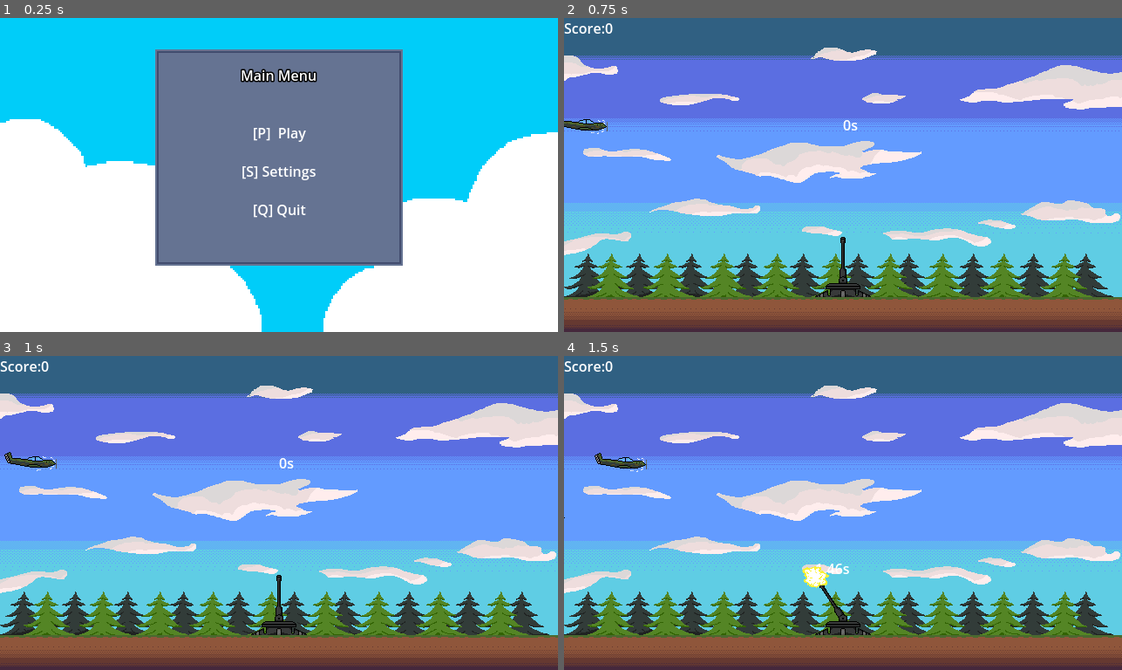
Above: before the commit, frames 1-4 (two rows, left to right).
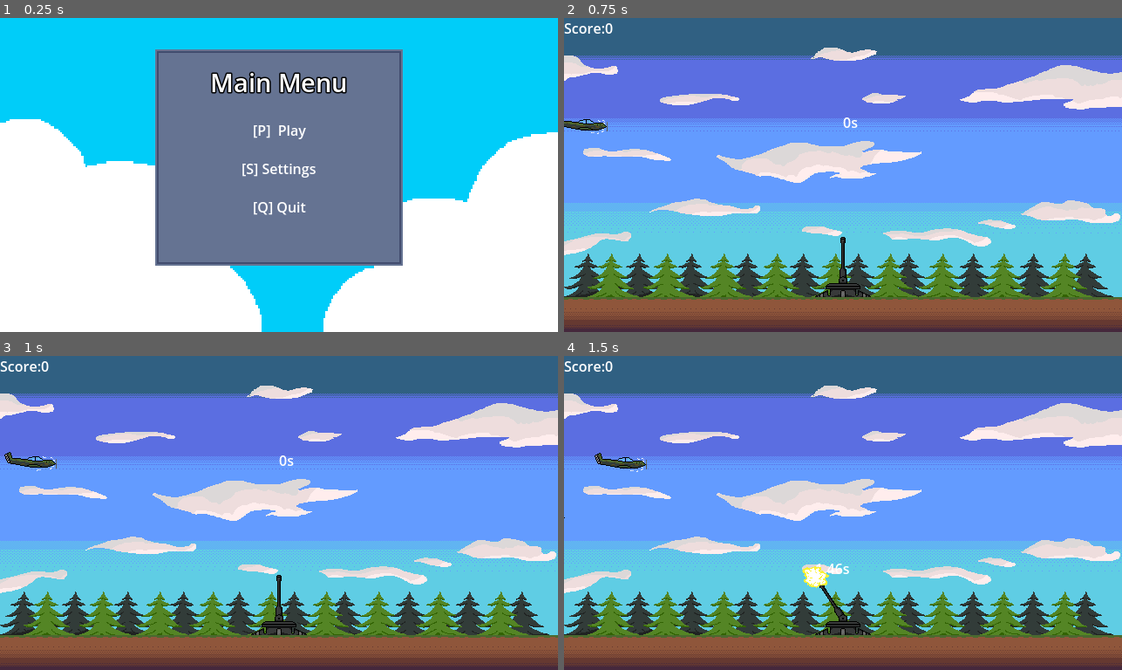
Above: after the commit, the same moments.

Repository: knyaz26/AA-Defence
Game: Godot game, scene res://game/main_menu/main_menu.tscn
The game is run twice, just before and just after one commit, with the same random seed, the same clock (stepped at 60 frames per second) and the same inputs. Sound files missing from this copy of the repository are replaced by a short silence.
Inputs (mouse positions are in pixels of both pictures, inside the frame that each line leads up to):
- Up to frame 1 (0.25 s): no input
- Up to frame 2 (0.75 s): click "[P] Play" at 0.5 s
- Up to frame 3 (1 s): no input
- Up to frame 4 (1.5 s): tap Enter at 1.25 s; move the mouse to (815, 575) at 1.27 s; hold P from 1.28 s (still down); click (815, 575) at 1.42 s

The runs differ from the first frame. In frame 1, 1.9% of the frame differs, in the area x 37-63%, y 16-64%; in frame 2, less than 0.1%; in frame 3, less than 0.1%; in frame 4, nothing differs.

Commit message:
added test audios

Diff:
--- a/game/bomber/bomber.gd
+++ b/game/bomber/bomber.gd
@@ -49,6 +49,8 @@
 
 func crush():
 	plane_explosion.visible = true
+	if plane.visible:
+		$PlaneExplosion.play()
 	plane.visible = false
 	plane_explosion.play("explosion")
 
--- a/game/bomber/bomber.tscn
+++ b/game/bomber/bomber.tscn
@@ -12,6 +12,7 @@
 [ext_resource type="Texture2D" uid="uid://cdb0ud6rp01kr" path="res://game/plane_explosion/plane_explosion6.png" id="10_wev4o"]
 [ext_resource type="Texture2D" uid="uid://dghx3uhwldy05" path="res://game/plane_explosion/plane_explosion7.png" id="11_hqwnq"]
 [ext_resource type="Texture2D" uid="uid://cqtexjvbdo2fv" path="res://game/plane_explosion/plane_explosion8.png" id="12_1jret"]
+[ext_resource type="AudioStream" uid="uid://dv4o6wf7tp6y4" path="res://game/audio/plane_explosion.mp3" id="13_13mpk"]
 
 [sub_resource type="SpriteFrames" id="SpriteFrames_0wysx"]
 animations = [{
@@ -110,5 +111,8 @@
 sprite_frames = SubResource("SpriteFrames_oe01h")
 animation = &"explosion"
 
+[node name="PlaneExplosion" type="AudioStreamPlayer" parent="."]
+stream = ExtResource("13_13mpk")
+
 [connection signal="body_entered" from="Area2D" to="." method="_on_area_2d_body_entered"]
 [connection signal="animation_finished" from="AnimatedSprite2D2" to="." method="_on_animated_sprite_2d_2_animation_finished"]
--- a/game/explosion/explosion.tscn
+++ b/game/explosion/explosion.tscn
@@ -8,6 +8,7 @@
 [ext_resource type="Texture2D" uid="uid://jh1u13ql55q8" path="res://game/explosion/animation_explosion5.png" id="5_el6p8"]
 [ext_resource type="Texture2D" uid="uid://jdy31tuyua3h" path="res://game/explosion/animation_explosion6.png" id="6_hwadk"]
 [ext_resource type="Texture2D" uid="uid://dgqofycqnpcxl" path="res://game/explosion/animation_explosion7.png" id="7_x33qv"]
+[ext_resource type="AudioStream" uid="uid://c0jod4e37yjym" path="res://game/audio/shell_explosion.mp3" id="9_sokiq"]
 
 [sub_resource type="CircleShape2D" id="CircleShape2D_cr4xg"]
 radius = 14.0
@@ -52,4 +53,8 @@
 animation = &"explosion"
 frame_progress = 0.677344
 
+[node name="ShellExplosion" type="AudioStreamPlayer" parent="."]
+stream = ExtResource("9_sokiq")
+autoplay = true
+
 [connection signal="animation_finished" from="AnimatedSprite2D" to="." method="_on_animated_sprite_2d_animation_finished"]
--- a/game/main_map/game.gd
+++ b/game/main_map/game.gd
@@ -8,6 +8,7 @@
 @onready var board_score: Label = $game_over_screen/VBoxContainer/Label2
 @onready var board_time : Label = $game_over_screen/VBoxContainer/Label3
 @onready var game_over_screen: ColorRect = $game_over_screen
+@onready var audio_stream_player: AudioStreamPlayer = $AudioStreamPlayer
 
 var plane = preload("res://game/plane/plane.tscn")
 var bomber = preload("res://game/bomber/bomber.tscn")
@@ -81,3 +82,7 @@
 		game_over_screen.visible = true
 		board_score.text = "score: " + str(GlobalVariables.score)
 		board_time.text = "time survived:" + time_survived + "s"
+
+#loop back the song when it finishes.
+func _on_audio_stream_player_finished() -> void:
+	audio_stream_player.play()
--- a/game/main_map/main_map.tscn
+++ b/game/main_map/main_map.tscn
@@ -1,10 +1,11 @@
-[gd_scene load_steps=7 format=3 uid="uid://cgrbexx7agpkg"]
+[gd_scene load_steps=8 format=3 uid="uid://cgrbexx7agpkg"]
 
 [ext_resource type="Texture2D" uid="uid://d1ekakaxg8flk" path="res://game/main_map/sprite_background1.png" id="1_w6sdr"]
 [ext_resource type="PackedScene" uid="uid://bngavvpo4ma6d" path="res://game/aa/aa.tscn" id="2_evel5"]
 [ext_resource type="Script" path="res://game/main_map/game.gd" id="2_hkm0a"]
 [ext_resource type="PackedScene" uid="uid://b5iqsd8avih8o" path="res://game/plane/plane.tscn" id="4_s8hwi"]
 [ext_resource type="PackedScene" uid="uid://c5ibovjel713g" path="res://game/bomber/bomber.tscn" id="5_ihrda"]
+[ext_resource type="AudioStream" uid="uid://bgbaqc5l3g4xs" path="res://game/audio/test.wav.wav" id="6_pev1t"]
 
 [sub_resource type="RectangleShape2D" id="RectangleShape2D_xtj1j"]
 size = Vector2(640, 40)
@@ -81,4 +82,9 @@
 size_flags_horizontal = 4
 text = "time survived: 0.00s"
 
+[node name="AudioStreamPlayer" type="AudioStreamPlayer" parent="."]
+stream = ExtResource("6_pev1t")
+autoplay = true
+
 [connection signal="timeout" from="cooldown" to="." method="_on_cooldown_timeout"]
+[connection signal="finished" from="AudioStreamPlayer" to="." method="_on_audio_stream_player_finished"]
--- a/game/main_menu/main_menu.tscn
+++ b/game/main_menu/main_menu.tscn
@@ -47,10 +47,11 @@
 layout_mode = 2
 size_flags_horizontal = 4
 theme_override_constants/outline_size = 6
+theme_override_font_sizes/font_size = 29
 text = "Main Menu"
 
 [node name="HSeparator3" type="HSeparator" parent="TextureRect/VBoxContainer"]
-custom_minimum_size = Vector2(0, 30)
+custom_minimum_size = Vector2(0, 10)
 layout_mode = 2
 theme_override_styles/separator = SubResource("StyleBoxEmpty_lkce6")
 
--- a/game/plane/plane.gd
+++ b/game/plane/plane.gd
@@ -49,6 +49,8 @@
 
 func crush():
 	plane_explosion.visible = true
+	if plane.visible:
+		$PlaneExplosion.play()
 	plane.visible = false
 	plane_explosion.play("explosion")
 
--- a/game/plane/plane.tscn
+++ b/game/plane/plane.tscn
@@ -12,6 +12,7 @@
 [ext_resource type="Texture2D" uid="uid://cdb0ud6rp01kr" path="res://game/plane_explosion/plane_explosion6.png" id="10_8ovd1"]
 [ext_resource type="Texture2D" uid="uid://dghx3uhwldy05" path="res://game/plane_explosion/plane_explosion7.png" id="11_npo4l"]
 [ext_resource type="Texture2D" uid="uid://cqtexjvbdo2fv" path="res://game/plane_explosion/plane_explosion8.png" id="12_jo3jo"]
+[ext_resource type="AudioStream" uid="uid://dv4o6wf7tp6y4" path="res://game/audio/plane_explosion.mp3" id="13_nglnp"]
 
 [sub_resource type="SpriteFrames" id="SpriteFrames_0wysx"]
 animations = [{
@@ -110,5 +111,9 @@
 sprite_frames = SubResource("SpriteFrames_c88fi")
 animation = &"explosion"
 
+[node name="PlaneExplosion" type="AudioStreamPlayer" parent="."]
+stream = ExtResource("13_nglnp")
+
 [connection signal="body_entered" from="Area2D" to="." method="_on_area_2d_body_entered"]
 [connection signal="animation_finished" from="plane_explosion" to="." method="_on_plane_explosion_animation_finished"]
+[connection signal="finished" from="PlaneExplosion" to="." method="_on_plane_explosion_finished"]
Not shown, added: game/audio/plane_explosion.mp3.import
Not shown, added: game/audio/shell_explosion.mp3.import
Not shown, added: game/audio/test.wav.wav.import
Not shown: 1 places in game/bomber/bomber.tscn that only renumber resources
Not shown: 1 places in game/explosion/explosion.tscn that only renumber resources
Not shown: 1 places in game/plane/plane.tscn that only renumber resources
Not shown, added: game/audio/plane_explosion.mp3
Not shown, added: game/audio/shell_explosion.mp3
Not shown, added: game/audio/test.wav.wav
